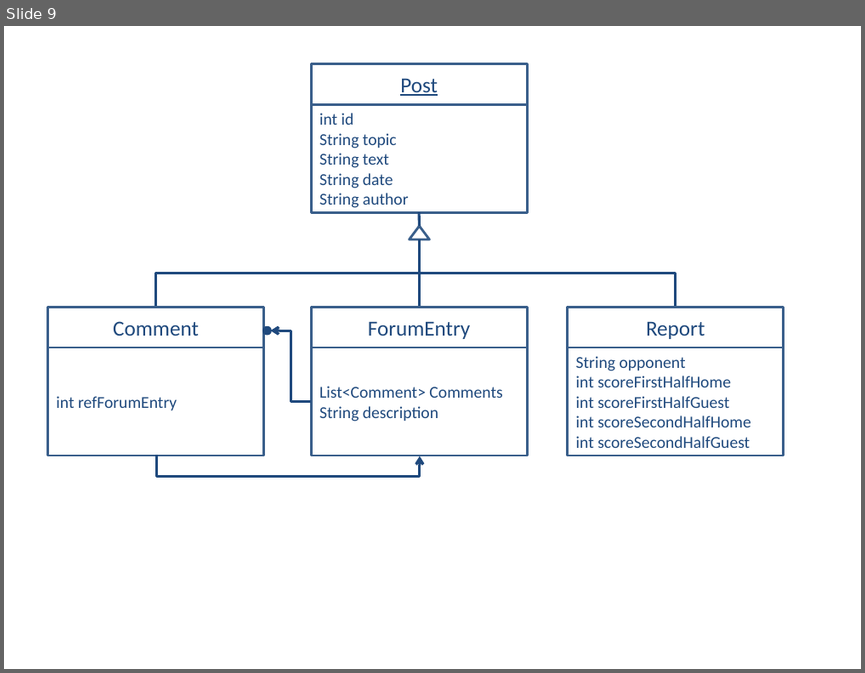
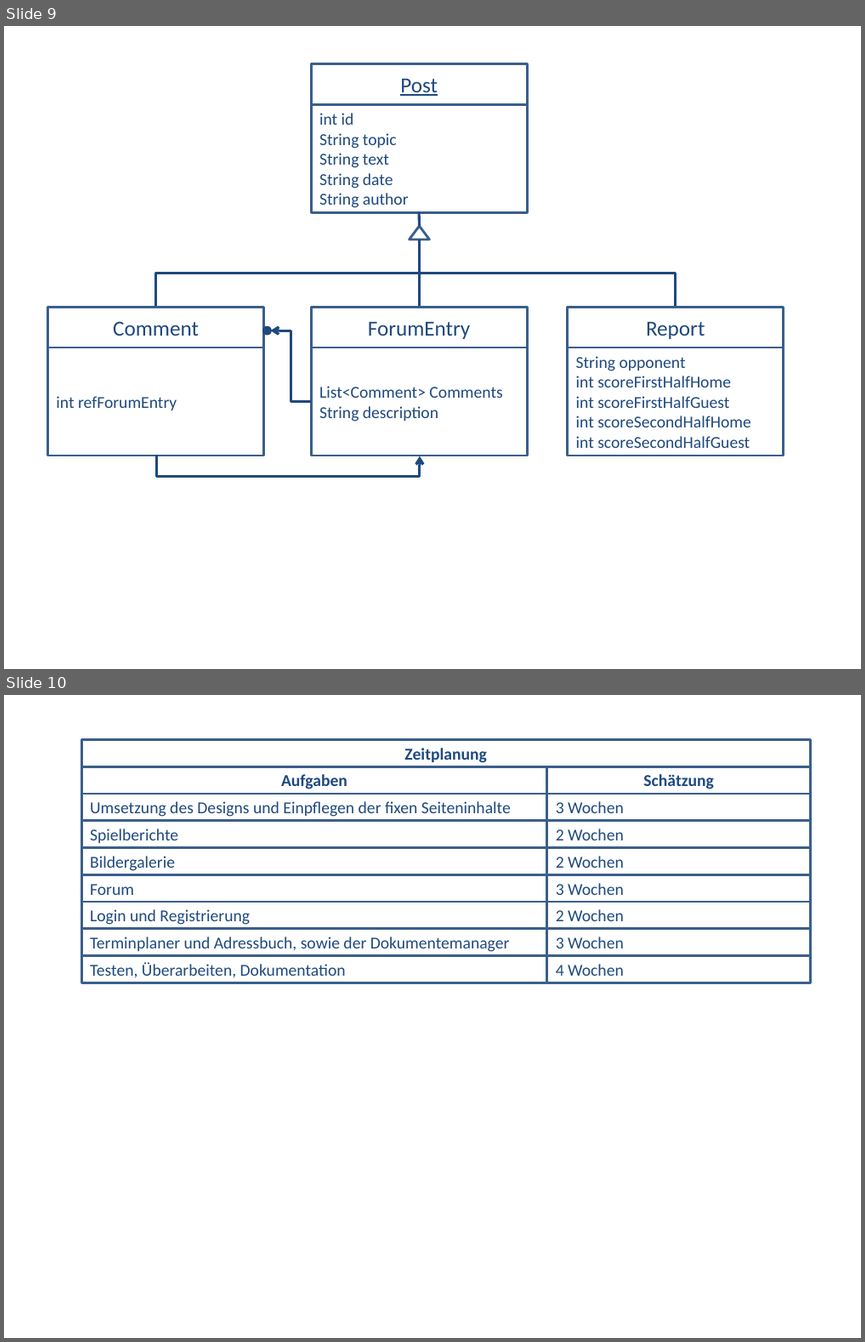
Before and after one commit to jumenz/este, a slide deck: Doku/Grafiken.pptx. Shown one above the other, each under a label of ours: slide 9 before the commit, slides 9 and 10 after it. The pictures are 865x673 and 865x1342 pixels, drawn with LibreOffice and Linux fonts; fonts in the diff are those of the drawing. Boxes give left, top, right and bottom in pixels: in the first picture for what was removed or moved away, otherwise in the second. Text is boxed around its words. In the diff, an @@ line names an element or a change of style, - is before the commit and + after.

```diff
--- a/Doku/Grafiken.pptx
+++ b/Doku/Grafiken.pptx
@@ slide 10 added at (4, 695, 861, 1338), background #FFFFFF @@
@@ rectangle added at (82, 739, 811, 766), outline #3A5F8C 2 pt, 14 pt, text #1F497D, bold @@
+Zeitplanung
@@ rectangle added at (82, 767, 547, 794), outline #3A5F8C 2 pt, 14 pt, text #1F497D, bold @@
+Aufgaben
@@ rectangle added at (547, 767, 811, 794), outline #3A5F8C 2 pt, 14 pt, text #1F497D, bold @@
+Schätzung
@@ rectangle added at (82, 794, 547, 820), outline #3A5F8C 2 pt, 14 pt, text #1F497D @@
+Umsetzung des Designs und Einpflegen der fixen Seiteninhalte
@@ rectangle added at (547, 794, 811, 820), outline #3A5F8C 2 pt, 14 pt, text #1F497D @@
+3 Wochen
@@ rectangle added at (82, 821, 547, 847), outline #3A5F8C 2 pt, 14 pt, text #1F497D @@
+Spielberichte
@@ rectangle added at (547, 821, 811, 847), outline #3A5F8C 2 pt, 14 pt, text #1F497D @@
+2 Wochen
@@ rectangle added at (82, 847, 547, 874), outline #3A5F8C 2 pt, 14 pt, text #1F497D @@
+Bildergalerie
@@ rectangle added at (547, 847, 811, 874), outline #3A5F8C 2 pt, 14 pt, text #1F497D @@
+2 Wochen
@@ rectangle added at (82, 875, 547, 902), outline #3A5F8C 2 pt, 14 pt, text #1F497D @@
+Forum
@@ rectangle added at (547, 875, 811, 902), outline #3A5F8C 2 pt, 14 pt, text #1F497D @@
+3 Wochen
@@ rectangle added at (82, 902, 547, 928), outline #3A5F8C 2 pt, 14 pt, text #1F497D @@
+Login und Registrierung
@@ rectangle added at (547, 902, 811, 928), outline #3A5F8C 2 pt, 14 pt, text #1F497D @@
+2 Wochen
@@ rectangle added at (82, 929, 547, 955), outline #3A5F8C 2 pt, 14 pt, text #1F497D @@
+Terminplaner und Adressbuch, sowie der Dokumentemanager
@@ rectangle added at (547, 929, 811, 955), outline #3A5F8C 2 pt, 14 pt, text #1F497D @@
+3 Wochen
@@ rectangle added at (82, 955, 547, 982), outline #3A5F8C 2 pt, 14 pt, text #1F497D @@
+Testen, Überarbeiten, Dokumentation
@@ rectangle added at (547, 955, 811, 982), outline #3A5F8C 2 pt, 14 pt, text #1F497D @@
+4 Wochen
```
Also in this commit, not shown: 3 other slides added, 4 other files.
